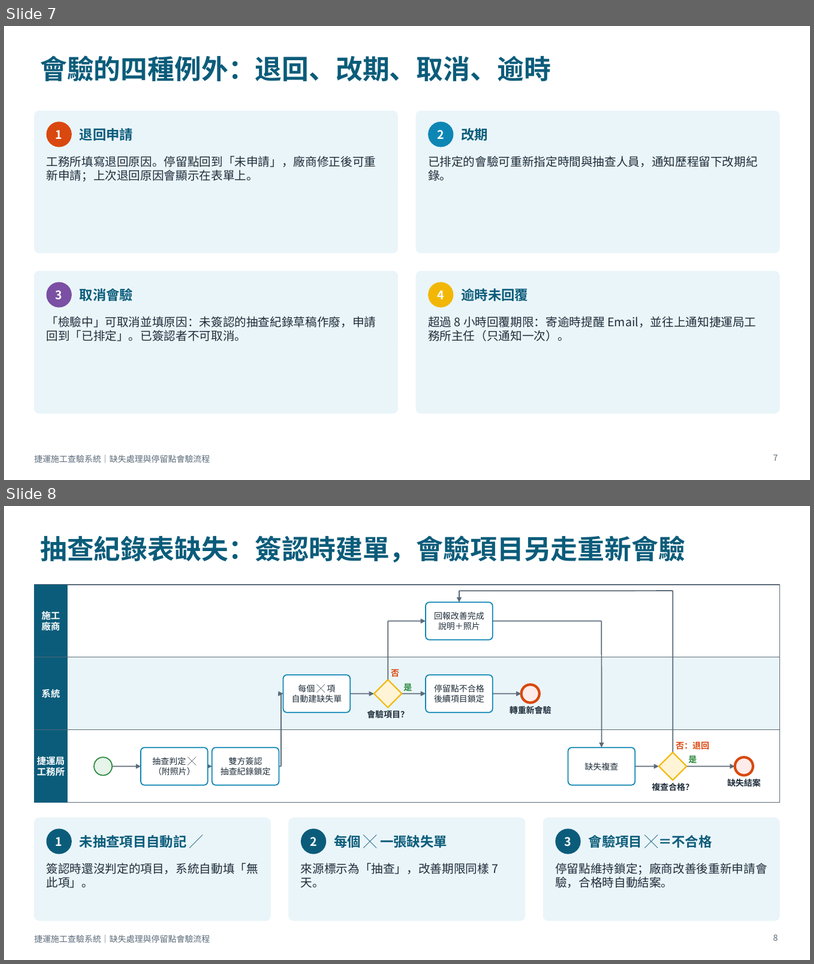
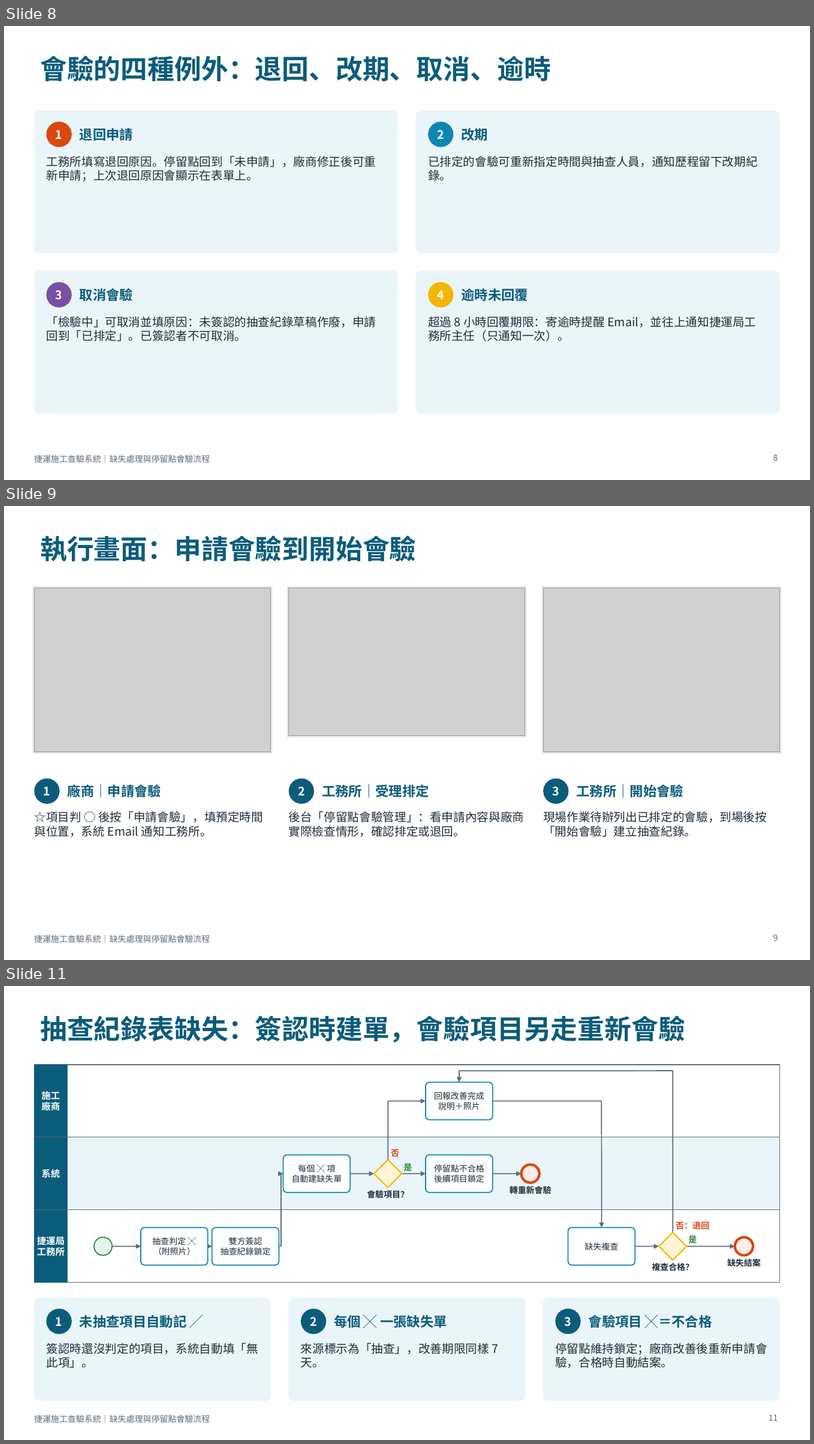
Before and after one commit to brianchou7310/MRT-Construction-QMS, a slide deck: 捷運施工查驗系統_缺失與停留點流程說明.pptx. Shown one above the other, each under a label of ours: slides 7 and 8 before the commit, slides 8, 9 and 11 after it; the slides between them are not shown. The pictures are 814x964 and 814x1444 pixels, drawn with LibreOffice and Linux fonts; fonts in the diff are those of the drawing; grey boxes stand for pictures. Boxes give left, top, right and bottom in pixels: in the first picture for what was removed or moved away, otherwise in the second. Text is boxed around its words. In the diff, an @@ line names an element or a change of style, - is before the commit and + after.

```diff
--- a/捷運施工查驗系統_缺失與停留點流程說明.pptx
+++ b/捷運施工查驗系統_缺失與停留點流程說明.pptx
@@ slide 9 added at [4, 506, 810, 960], background #FFFFFF; not listed: 1 template element that a slide beside it also shows @@
@@ title added at [40, 535, 416, 561], 32 pt, text #0B5C7A, bold @@
+執行畫面：申請會驗到開始會驗
@@ rectangle added at [33, 586, 272, 753], fill #FFFFFF, outline #C9D6DE 0.75 pt @@
@@ picture added at [34, 588, 271, 752] @@
@@ rectangle added at [288, 586, 527, 736], fill #FFFFFF, outline #C9D6DE 0.75 pt @@
@@ picture added at [289, 588, 525, 735] @@
@@ rectangle added at [542, 586, 782, 753], fill #FFFFFF, outline #C9D6DE 0.75 pt @@
@@ picture added at [543, 588, 780, 752] @@
@@ ellipse added at [34, 778, 60, 804], fill #0B5C7A, 14 pt, text #FFFFFF, bold @@
+1
@@ text added at [68, 784, 161, 798], 16 pt, text #0B5C7A, bold @@
+廠商｜申請會驗
@@ ellipse added at [289, 778, 314, 804], fill #0B5C7A, 14 pt, text #FFFFFF, bold @@
+2
@@ text added at [322, 784, 429, 798], 16 pt, text #0B5C7A, bold @@
+工務所｜受理排定
@@ ellipse added at [543, 778, 569, 804], fill #0B5C7A, 14 pt, text #FFFFFF, bold @@
+3
@@ text added at [577, 784, 684, 798], 16 pt, text #0B5C7A, bold @@
+工務所｜開始會驗
@@ text added at [34, 811, 263, 837], 14 pt, text #1F2D3A @@
+☆項目判 ○ 後按「申請會驗」，填預定時間與位置，系統 Email 通知工務所。
@@ text added at [289, 811, 525, 837], 14 pt, text #1F2D3A @@
+後台「停留點會驗管理」：看申請內容與廠商實際檢查情形，確認排定或退回。
@@ text added at [543, 811, 767, 837], 14 pt, text #1F2D3A @@
+現場作業待辦列出已排定的會驗，到場後按「開始會驗」建立抽查紀錄。
@@ page number added at [774, 934, 779, 940], 10 pt, text #5B6B79 @@
+9
@@ what was slide 7 is now slide 8 @@
@@ page number at [774, 454, 779, 460]: text changed @@
-7
+8
@@ what was slide 8 is now slide 11 @@
@@ page number at [769, 1414, 779, 1420]: text changed @@
-8
+11
```
Also in this commit, not shown: 4 other slides added.
